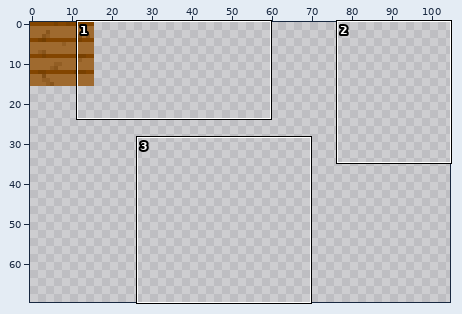
A pixel-art file gets an edit: client/public/game/sprites/tilemap.aseprite. The first picture is a wide view before the edit; the outline marks the close-up.
Close-up. Earlier state:
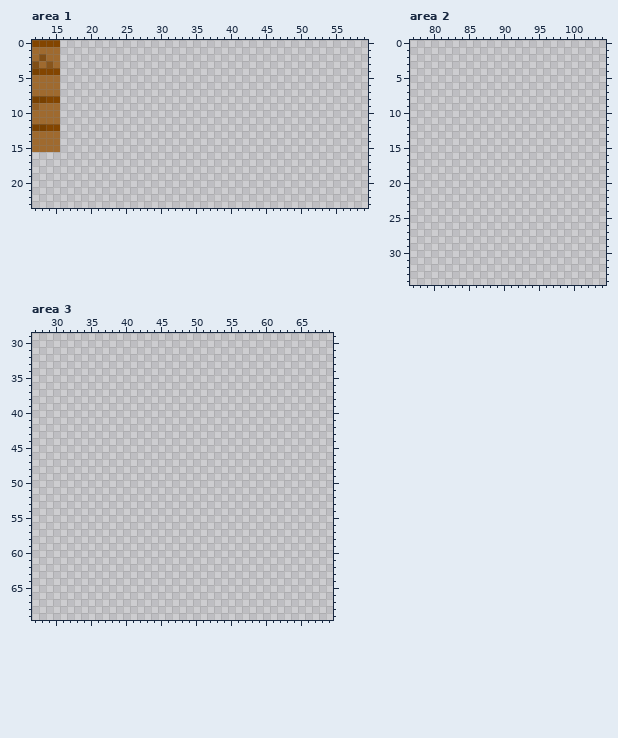
640x480 pixels, 1 frame. Colours within 5 levels of each other are drawn and written as one. Shown: area 1: x 12..59, y 0..23; area 2: x 77..104, y 0..34; area 3: x 27..69, y 29..69. The wide view leaves out empty margins.
New version:
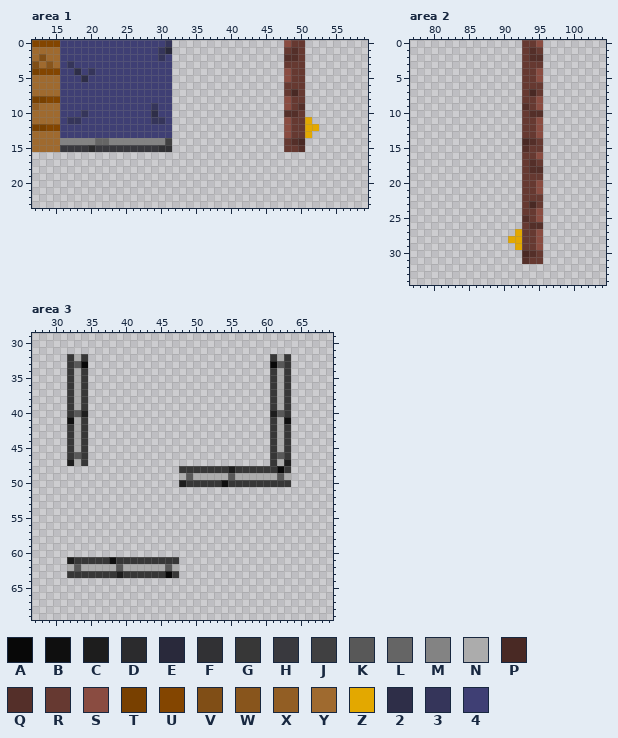
Palette (. is transparent): A #080808  B #0f0f0f  C #1d1d1d  D #2b2b2d  E #29293b  F #313134  G #373737  H #39393e  J #404041  K #585858  L #656565  M #838383  N #acacac  P #492924  Q #542f29  R #663931  S #8a4c41  T #784000  U #834500  V #804e16  W #88551c  X #925e24  Y #9f6a2f  Z #e3a800  2 #2e2e48  3 #35355a  4 #3f3f74
Log entry: push before break
From old to new:
Changed rows in their new state; - is an unchanged pixel.
Area 1:
first column x 16:
 0 4444444444444443----------------SRR--
 1 444444444444443E----------------RQR--
 2 4444444444444434----------------QQR--
 3 4344444444444444----------------RRR--
 4 4424344444444444----------------SRR--
 5 4442444444444444----------------SRR--
 6 4444444444444444----------------RRR--
 7 4444444444444444----------------RPR--
 8 4444444444444444----------------SRR--
 9 4444444444444344----------------SRQ--
10 4443444444444244----------------QQR--
11 4334444444444334----------------SRRZ-
12 4444444444444444----------------SRRZZ
13 4444444444444444----------------SRRZ-
14 MMMMMLLMMMMMMMMJ----------------RQP--
15 HHHHDHHHHHHHHHFF----------------RRQ--
Area 2:
first column x 91:
 0 --RRS
 1 --RQR
 2 --RQQ
 3 --RRR
 4 --RRS
 5 --RRS
 6 --RRR
 7 --RPR
 8 --RRS
 9 --QRS
10 --RQQ
11 --RRS
12 --RRS
13 --RRS
14 --PQR
15 --QRR
16 --RRS
17 --RQR
18 --RQQ
19 --RRR
20 --RRS
21 --RRS
22 --RRR
23 --RPR
24 --RRS
25 --QRS
26 --RQQ
27 -ZRRS
28 ZZRRS
29 -ZRRS
30 --PQR
31 --QRR
Area 3:
first column x 32:
32 GNG--------------------------GNG
33 GKA--------------------------AKG
34 GNG--------------------------GNG
35 GNG--------------------------GNG
36 GNG--------------------------GNG
37 GNG--------------------------GNG
38 GNG--------------------------GNG
39 GNG--------------------------GNG
40 GKC--------------------------CKG
41 BNG--------------------------GNB
42 GNG--------------------------GNG
43 GNG--------------------------GNG
44 GNG--------------------------GNG
45 GNG--------------------------GNG
46 GKG--------------------------GKG
47 CNG--------------------------GNC
48 ----------------GGGGGGGCGGGGGGAG
49 ----------------NKNNNNNKNNNNNNKN
50 ----------------CGGGGGBGGGGGGGGG
first column x 32:
61 CGGGGGBGGGGGGGGG
62 NKNNNNNKNNNNNNKN
63 GGGGGGGCGGGGGGAG
Where, in picture pixels (left, top, right, bottom), the same in both close-ups:
added: (60, 40, 172, 152)
added: (284, 40, 319, 152)
added: (508, 40, 543, 264)
added: (67, 354, 88, 466)
added: (179, 354, 291, 487)
added: (67, 557, 179, 578)
